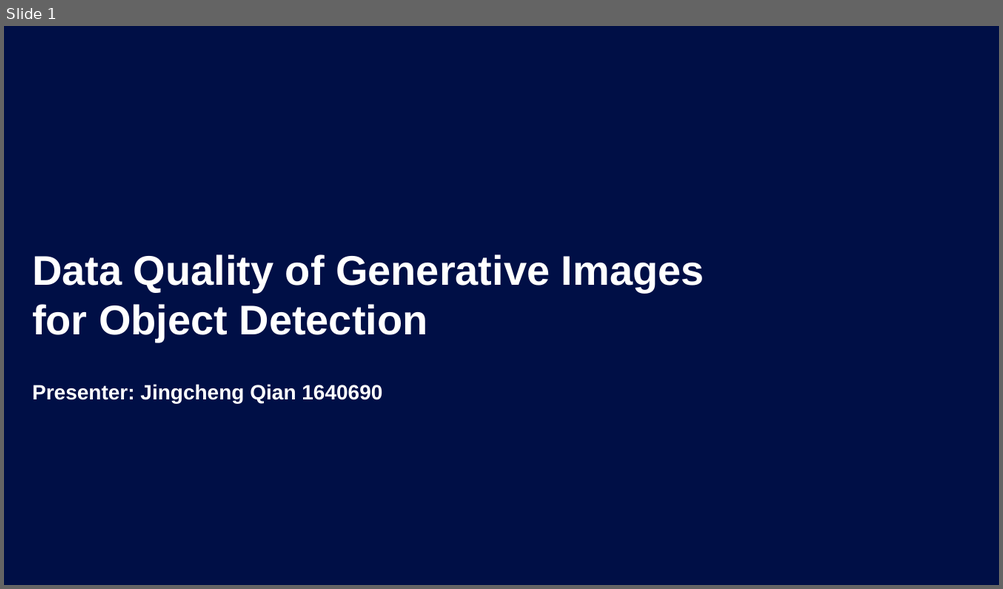
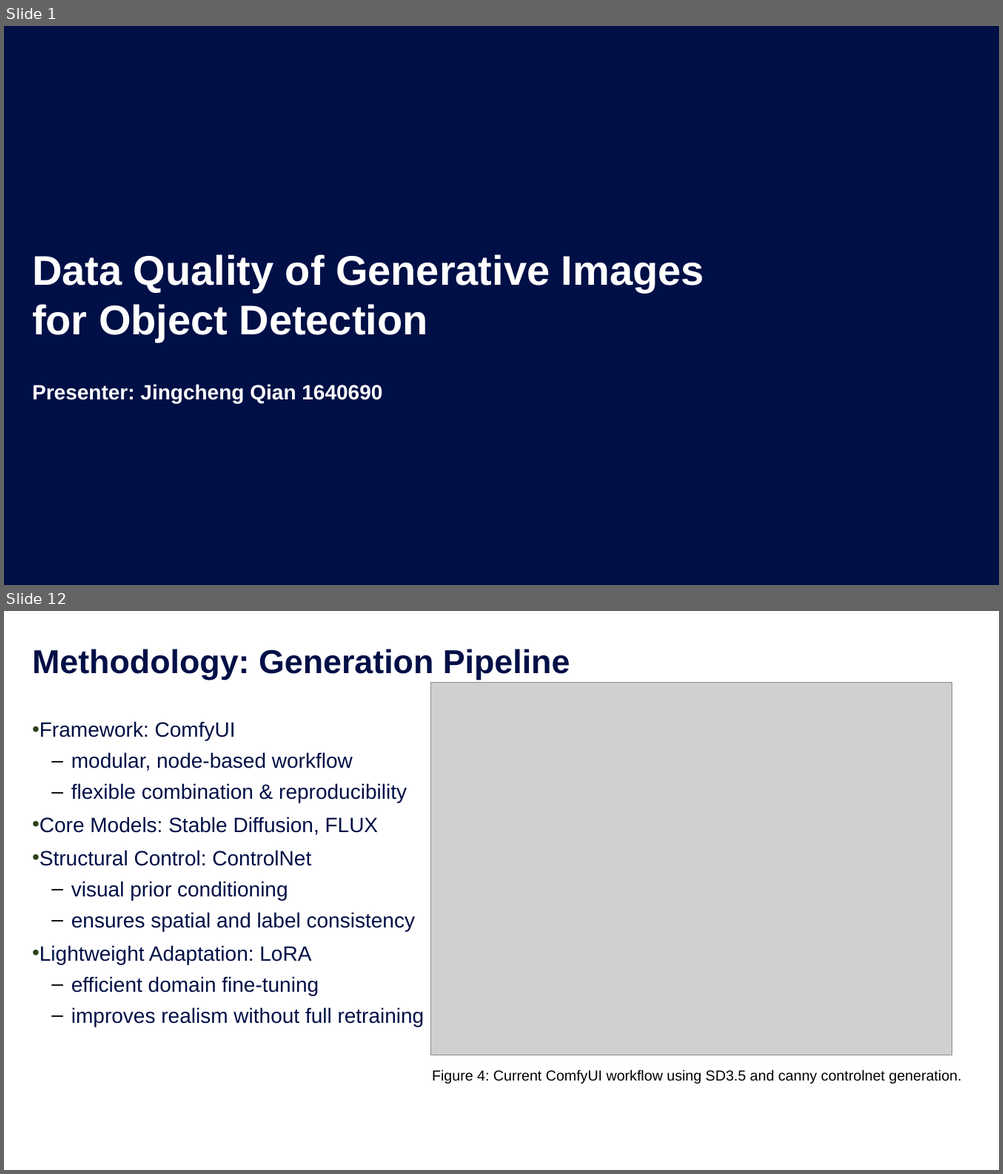
Before and after one commit to chengchengchenchen/MCS-Research-Project, a slide deck: doc/Presentation.pptx. Shown one above the other, each under a label of ours: slide 1 before the commit, slides 1 and 12 after it; the slides between them are not shown. The pictures are 1003x589 and 1003x1174 pixels, drawn with LibreOffice and Linux fonts; fonts in the diff are those of the drawing; grey boxes stand for pictures; background and template pictures are left out. Boxes give left, top, right and bottom in pixels: in the first picture for what was removed or moved away, otherwise in the second. Text is boxed around its words. In the diff, an @@ line names an element or a change of style, - is before the commit and + after.

```diff
--- a/doc/Presentation.pptx
+++ b/doc/Presentation.pptx
@@ slide 12 added at <box>4,611,999,1170</box>, background #FFFFFF @@
@@ title added at <box>32,649,570,680</box>, 32 pt, text #000F46, bold @@
+Methodology: Generation Pipeline
@@ picture added at <box>431,683,951,1056</box> @@
@@ text added at <box>32,721,424,1027</box>, 20 pt, text #000F46 @@
+    • Framework: ComfyUI
+      ‒ modular, node-based workflow
+      ‒ flexible combination & reproducibility
+    • Core Models: Stable Diffusion, FLUX
+    • Structural Control: ControlNet
+      ‒ visual prior conditioning
+      ‒ ensures spatial and label consistency
+    • Lightweight Adaptation: LoRA
+      ‒ efficient domain fine-tuning
+      ‒ improves realism without full retraining
@@ text added at <box>432,1070,961,1084</box>, 14 pt, text #000000 @@
+    Figure 4: Current ComfyUI workflow using SD3.5 and canny controlnet generation.
```
Also in this commit, not shown: 16 other slides added, 7 slides removed, 15 other files.
